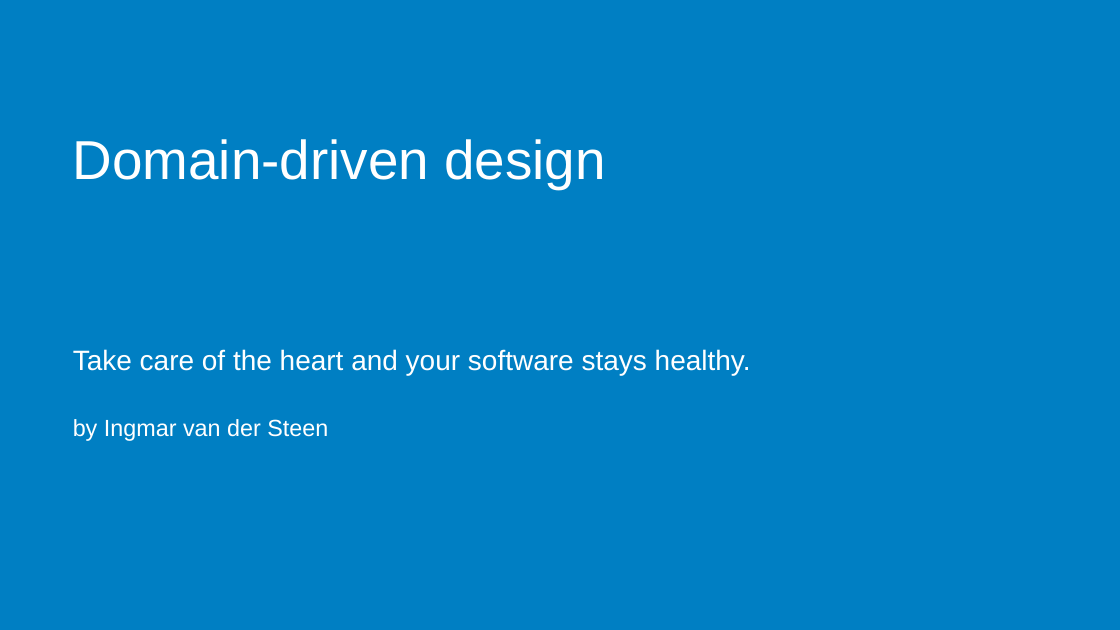
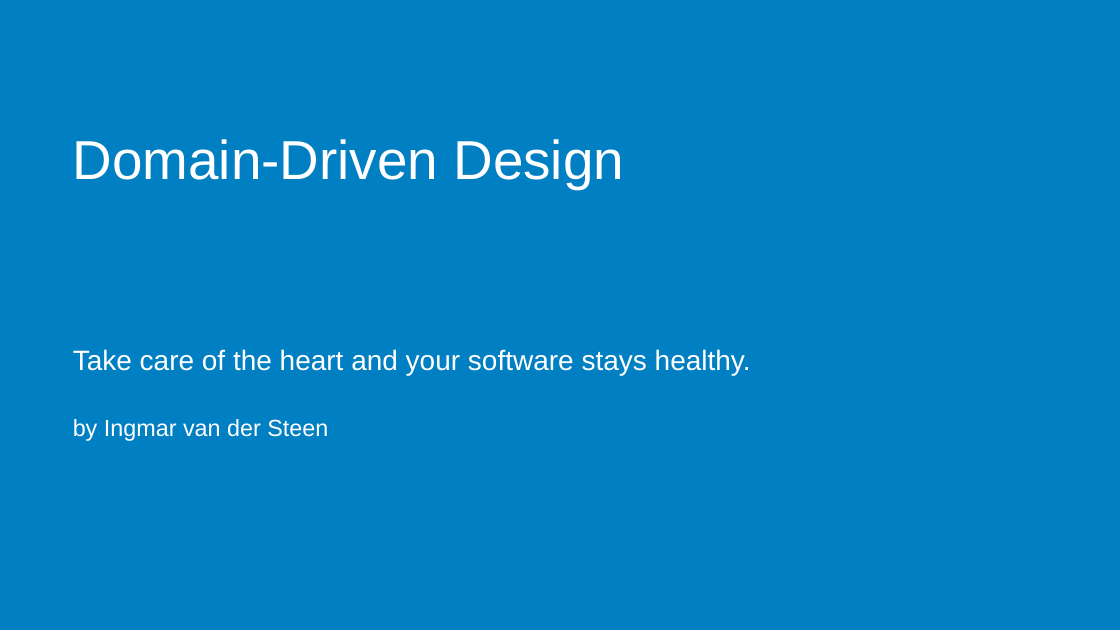
Before and after one commit to ingmars1709/ddd, a slide deck: slide 1 of ddd.pptx. Drawn at 1120x630 pixels with LibreOffice and Linux fonts; fonts in the diff are those of the drawing; background and template pictures are left out. Boxes give left, top, right and bottom in pixels: in the first picture for what was removed or moved away, otherwise in the second. Text is boxed around its words. In the diff, an @@ line names an element or a change of style, - is before the commit and + after.

```diff
--- a/ddd.pptx
+++ b/ddd.pptx
@@ title at (x1=73, y1=139, x2=624, y2=189): text changed @@
-Domain-driven design
+Domain-Driven Design
```
Also in this commit, not shown: 2 other slides changed, 2 slides added.
